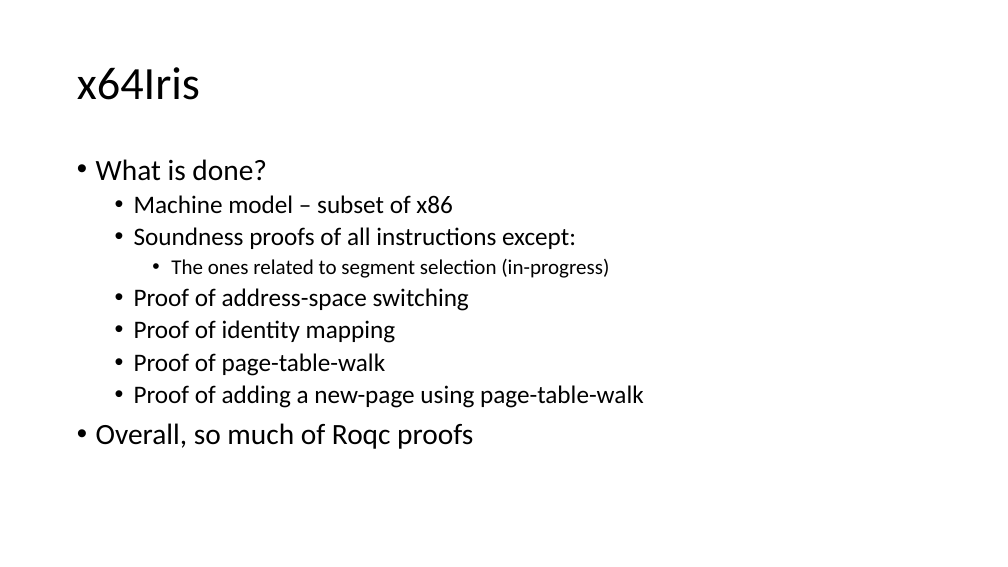
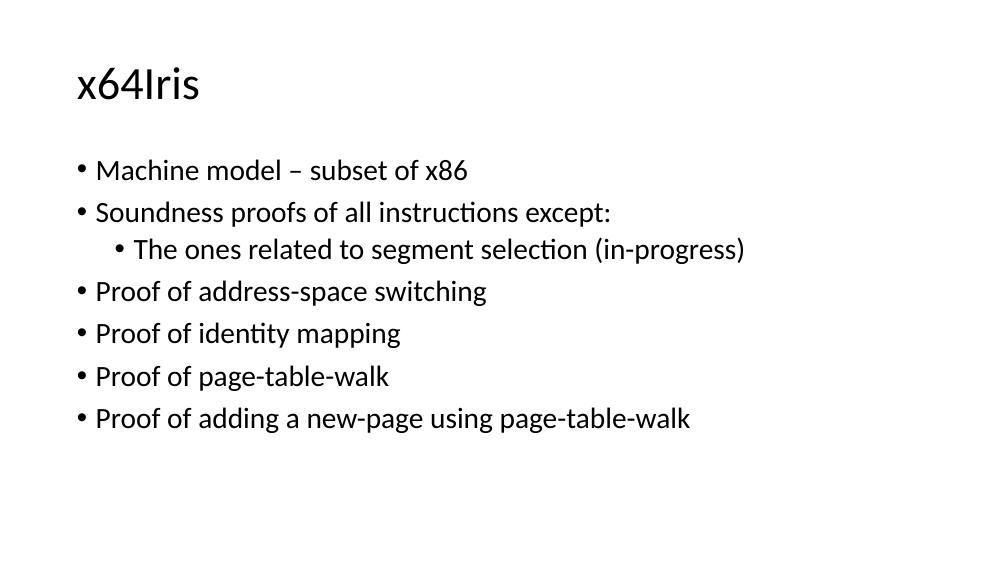
Before and after one commit to Contingent-Systems/modal_abstractions_presentations, a slide deck: slide 23 of upenn_may_24/proposal.pptx. Drawn at 1008x567 pixels with LibreOffice and Linux fonts; fonts in the diff are those of the drawing. Boxes give left, top, right and bottom in pixels: in the first picture for what was removed or moved away, otherwise in the second. Text is boxed around its words. In the diff, an @@ line names an element or a change of style, - is before the commit and + after.

```diff
--- a/upenn_may_24/proposal.pptx
+++ b/upenn_may_24/proposal.pptx
@@ text "Machine model – subset of ..." at bbox=[96, 159, 745, 433]: size 24 to 28 pt in "Machine model – subset of x86", "Soundness proofs of all instructions except:", "Proof of address-space switching", "Proof of identity mapping" and 2 more places; size 20 to 28 pt in "The ones related to segment selection (in-progress)"; list level 2 to 1 in "Machine model – subset of ..."; list level 2 to 1 in "Soundness proofs of all instructions ..."; list level 3 to 2 in "The ones related to segment ..."; list level 2 to 1 in "Proof of address-space switching"; list level 2 to 1 in "Proof of identity mapping"; list level 2 to 1 in "Proof of page-table-walk"; list level 2 to 1 in "Proof of adding a new-page ..." @@
@@ text at bbox=[96, 159, 267, 181]: paragraph removed @@
-• What is done?
@@ text at bbox=[96, 423, 473, 449]: paragraph removed @@
-• Overall, so much of Roqc proofs
```
Also in this commit, not shown: 5 other slides changed.
